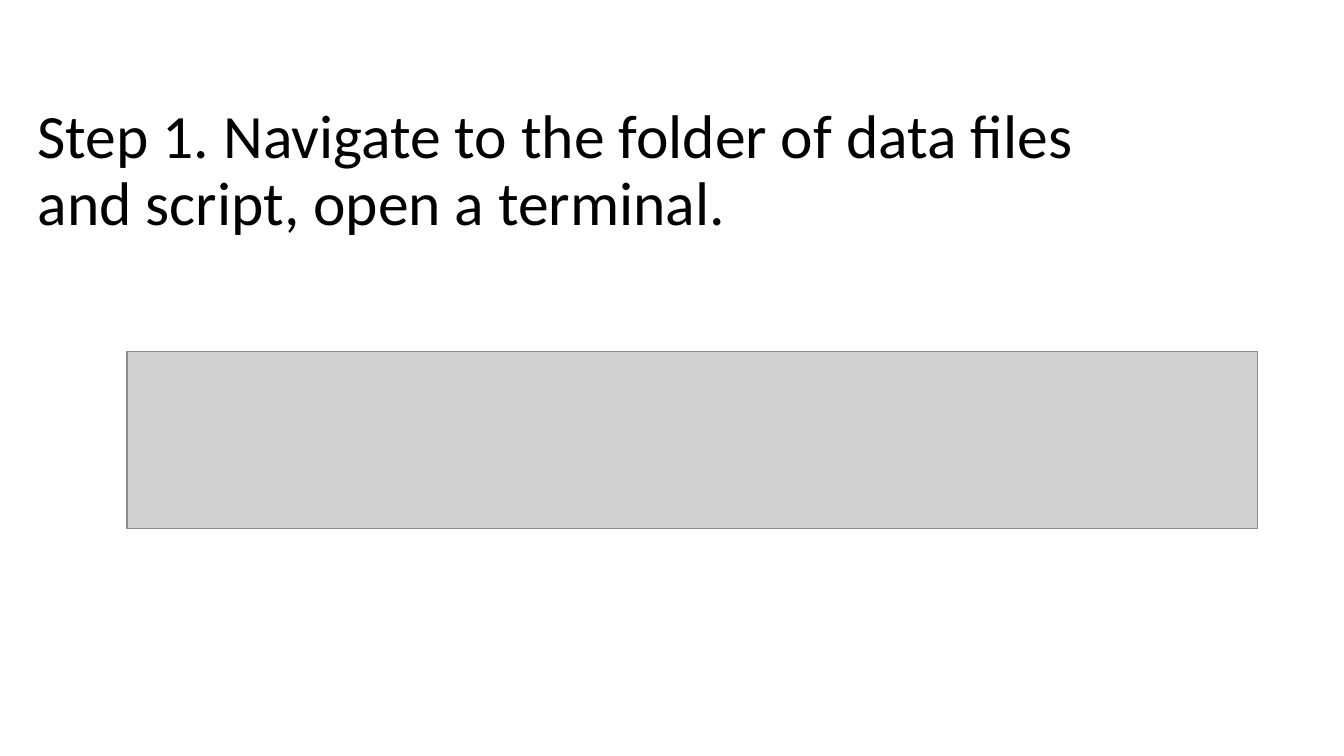
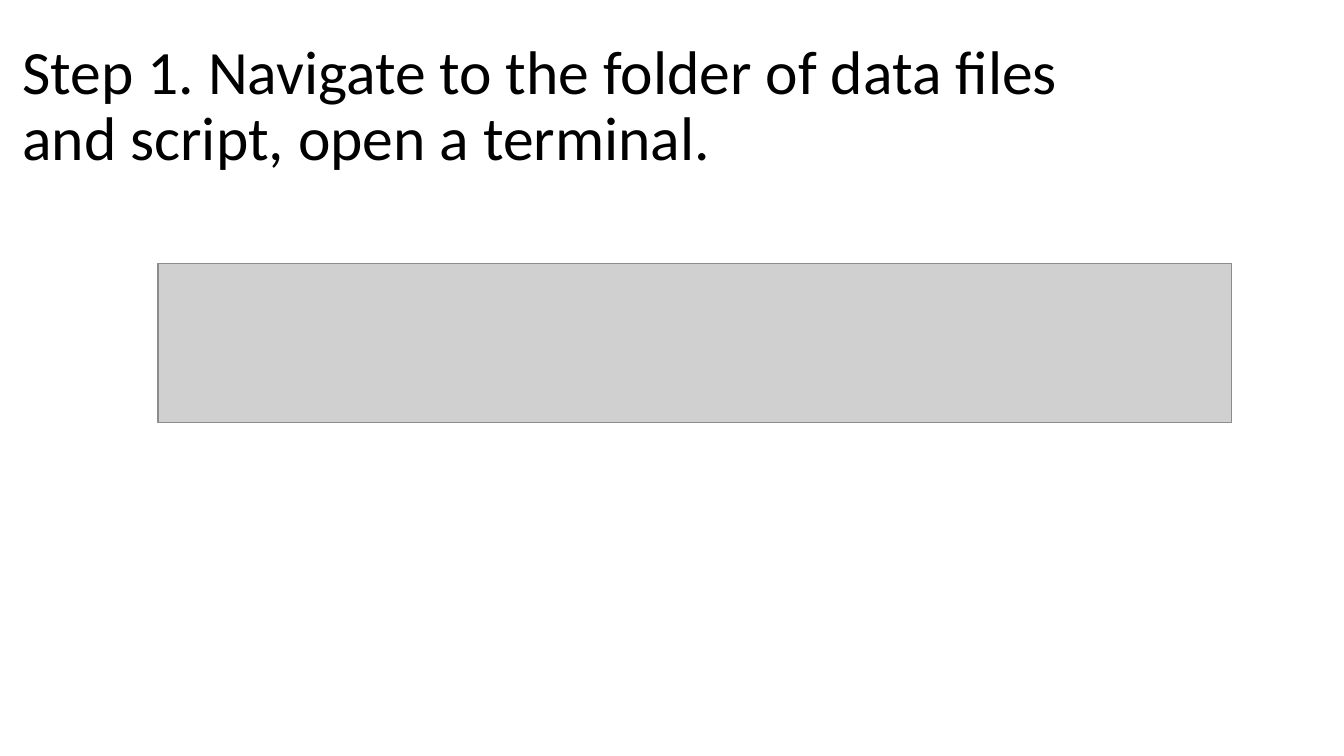
Before and after one commit to PAWorkzoneAutomation/TrafficSimulators_GettingStartedWithDifferrentSimulators_GettingStartedWithSUMO, a slide deck: slide 4 of Documents/How to command a trajectory to an AV.pptx. Drawn at 1344x756 pixels with LibreOffice and Linux fonts; fonts in the diff are those of the drawing; grey boxes stand for pictures. Boxes give left, top, right and bottom in pixels: in the first picture for what was removed or moved away, otherwise in the second. Text is boxed around its words. In the diff, an @@ line names an element or a change of style, - is before the commit and + after.

```diff
--- a/Documents/How to command a trajectory to an AV.pptx
+++ b/Documents/How to command a trajectory to an AV.pptx
@@ text "Step 1. Navigate to the ...": place and size @@
-text "Step 1. Navigate to the ..." at <box>38,115,1072,235</box>
+text "Step 1. Navigate to the ..." at <box>22,51,1057,170</box>
@@ picture added at <box>158,263,1232,422</box> @@
@@ picture removed at <box>127,352,1258,529</box> @@
```
Also in this commit, not shown: 7 other slides changed, 12 slides added.
